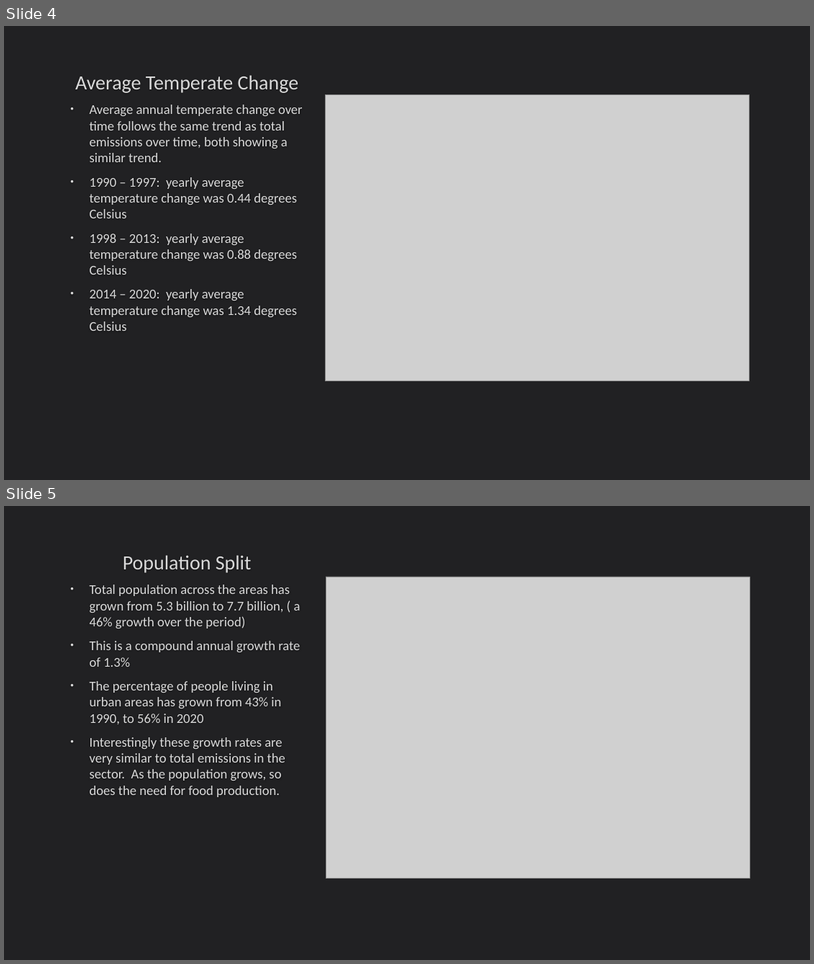
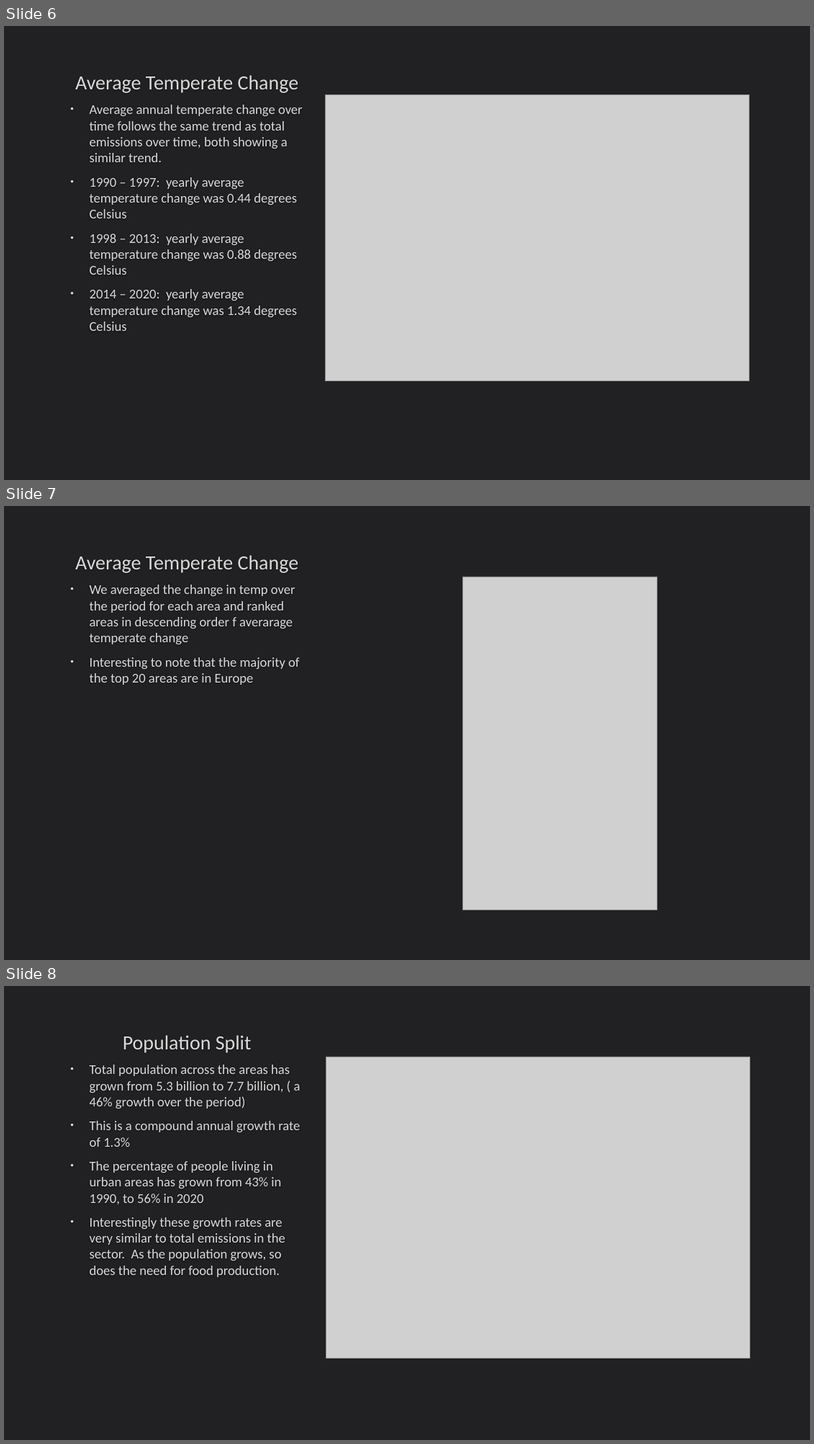
Before and after one commit to DavidFHarrison/2403PTDS_Regression_DH, a slide deck: Regression Project – PTDS 2403.pptx. Shown one above the other, each under a label of ours: slides 4 and 5 before the commit, slides 6, 7 and 8 after it. The pictures are 814x964 and 814x1444 pixels, drawn with LibreOffice and Linux fonts; fonts in the diff are those of the drawing; grey boxes stand for pictures. Boxes give left, top, right and bottom in pixels: in the first picture for what was removed or moved away, otherwise in the second. Text is boxed around its words. In the diff, an @@ line names an element or a change of style, - is before the commit and + after.

```diff
--- a/Regression Project – PTDS 2403.pptx
+++ b/Regression Project – PTDS 2403.pptx
@@ slide 7 added at box(4, 506, 810, 960), background #212123 @@
@@ title added at box(75, 555, 299, 573), 24 pt, text #DADADA @@
+Average Temperate Change
@@ text added at box(90, 584, 299, 685), 16 pt, text #DADADA @@
+• We averaged the change in temp over the period for each area and ranked areas in descending order f averarage temperate change
+• Interesting to note that the majority of the top 20 areas are in Europe
@@ picture added at box(463, 577, 657, 909) @@
@@ what was slide 4 is now slide 6 @@
@@ what was slide 5 is now slide 8 @@
```
Also in this commit, not shown: 1 slide changed, 12 other slides added, 2 other files.
